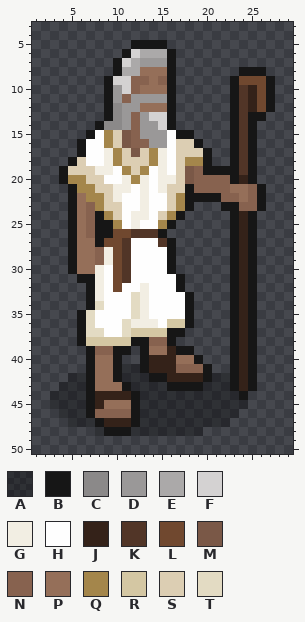
Edited in one commit: pixel-art sprite (Images/TileSets/HexaRealm/Units/Great Prophet.png). That is the earlier state.
The file is 64x56 pixels. Colours within 5 levels of each other are drawn and written as one. Shown: x 1..29, y 3..50.
Palette (. is transparent): A #00000053  B #161616  C #8b8989  D #9a9898  E #aba9a9  F #d4d2d2  G #f2eee3  H #fefefe  J #342219  K #513527  L #70482f  M #7a5847  N #87624f  P #956f59  Q #a4864b  R #d4c7a3  S #dcceb3  T #e3dbc3
The same view after the edit:
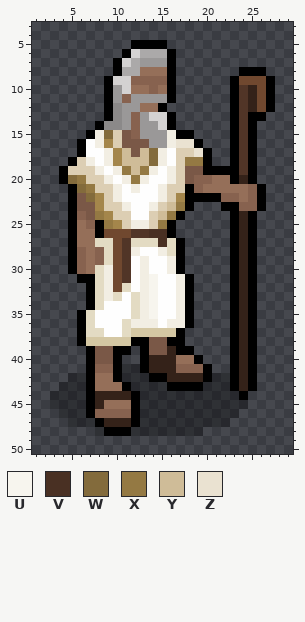
Colours new in this view: U #f7f5ee  V #493023  W #836b3c  X #947943  Y #cfbc98  Z #eae2d1
The edit:
Colour B changes from #161616 to #000000.
Colour B now appears in row 26 at x 16; in rows 27 to 30 at x 17; in rows 31 to 32 at x 18; in row 38 at x 17.
The author changed colour P to colour B in row 12 at x 15.
The author changed colour B to colour G in rows 29 to 30 at x 16; in rows 31 to 32 at x 17.
The author changed colour H to colour G in rows 15 to 16 at x 8 and 16; in row 18 at x 7; in row 19 at x 10, 14 and 16; in row 20 at x 9; in row 21 at x 12; in row 22 at x 15.
The author changed colour H to colour G in row 23 at x 11 and 14; in row 25 at x 13; in row 28 at x 12 and 15; in row 29 at x 13; in rows 30 to 31 at x 9 and 13; in row 32 at x 9.
The author changed colour H to colour G in row 33 at x 9 and 17; in rows 34 to 35 at x 17.
The author changed colour R to colour G in row 36 at x 16 to 17.
The author changed colour G to colour H in row 19 at x 9 and 15; in row 20 at x 15; in row 21 at x 11 and 13; in rows 22 to 23 at x 13; in row 24 at x 12 to 13.
The author changed colour B to colour L in row 26 at x 9.
The author changed colour N to colour M in row 16 at x 12 to 13; in row 19 at x 19; in rows 23 to 24 at x 7; in row 38 at x 14 to 15; in row 39 at x 8 to 9.
The author changed colour P to colour M in rows 22 to 23 at x 6; in row 39 at x 14 to 15; in row 40 at x 8 to 9.
The author changed colour P to colour N in rows 9 to 10 at x 14; in row 24 at x 6; in rows 28 to 30 at x 6; in row 41 at x 8 to 9.
The author changed colour N to colour P in row 10 at x 12; in row 20 at x 21 to 22; in row 21 at x 20 to 22; in row 26 at x 7.
The author changed colour B to colour R in row 37 at x 16.
The author changed colour H to colour S in row 23 at x 15; in rows 24 to 25 at x 11 and 14.
The author changed colour B to colour T in row 27 at x 8 and 16; in row 28 at x 16.
The author changed colour G to colour T in rows 28 to 29 at x 9; in rows 30 to 33 at x 8.
The author changed colour H to colour T in row 27 at x 12 to 14; in row 32 at x 11; in row 33 at x 10.
The author changed colour L to colour T in row 27 at x 9.
The author changed colour H to colour U in rows 31 to 35 at x 14.
The author changed colour B to colour V in row 26 at x 15.
The author changed colour K to colour V in row 26 at x 14; in row 27 at x 15.
The author changed colour Q to colour W in row 15 at x 9; in rows 17 to 18 at x 14; in row 20 at x 5; in row 21 at x 6; in row 22 at x 7.
The author changed colour B to colour X in row 24 at x 8; in row 25 at x 9.
The author changed colour Q to colour X in row 18 at x 18 to 19; in row 19 at x 11 and 13; in row 20 at x 6 and 12; in row 21 at x 7; in row 23 at x 17; in row 24 at x 16.
The author changed colour Q to colour X in row 25 at x 15.
The author changed colour S to colour Y in row 17 at x 11 and 13; in row 18 at x 11 to 13; in row 19 at x 12; in row 23 at x 16; in row 24 at x 15.
The author changed colour S to colour Z in row 16 at x 17 to 18; in row 17 at x 19.
Colour B is gone in row 12 at x 16.
Pixel boxes of the changes (left, top, right, bottom) in both pictures:
changed: (59, 40, 275, 436)
